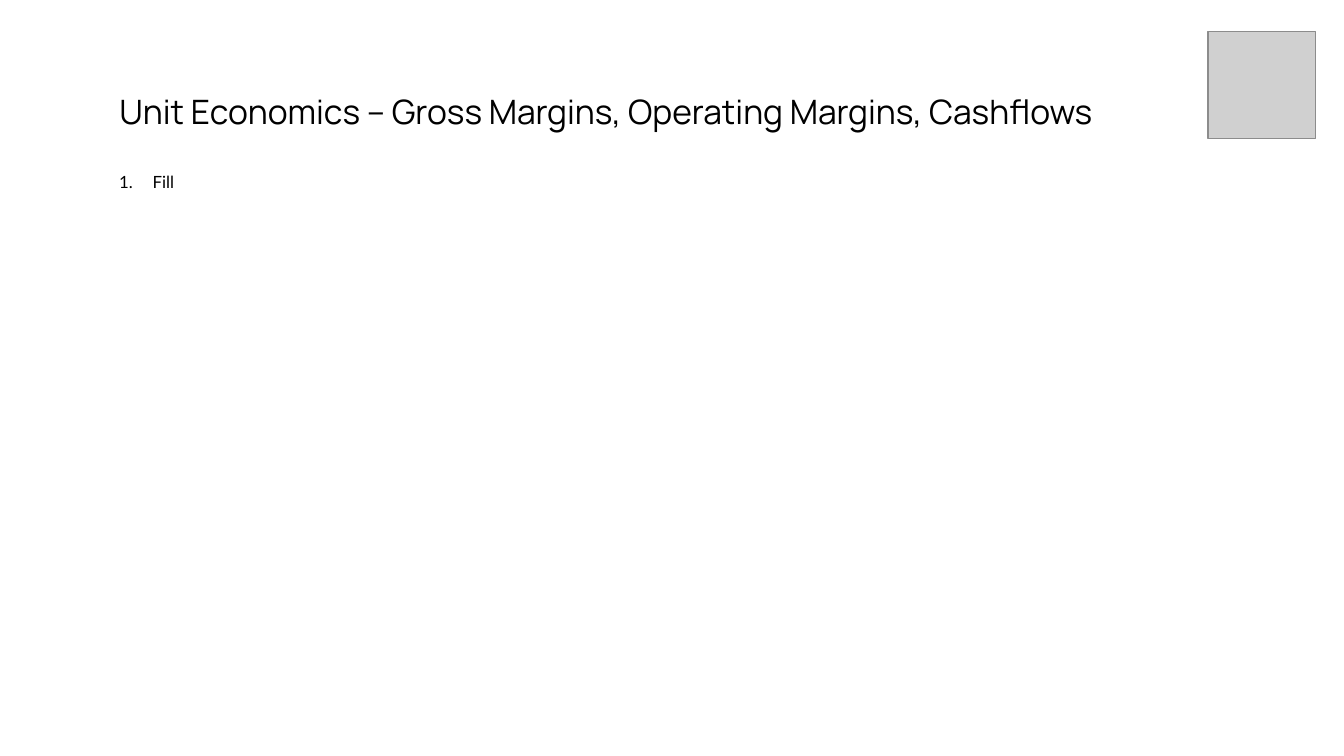
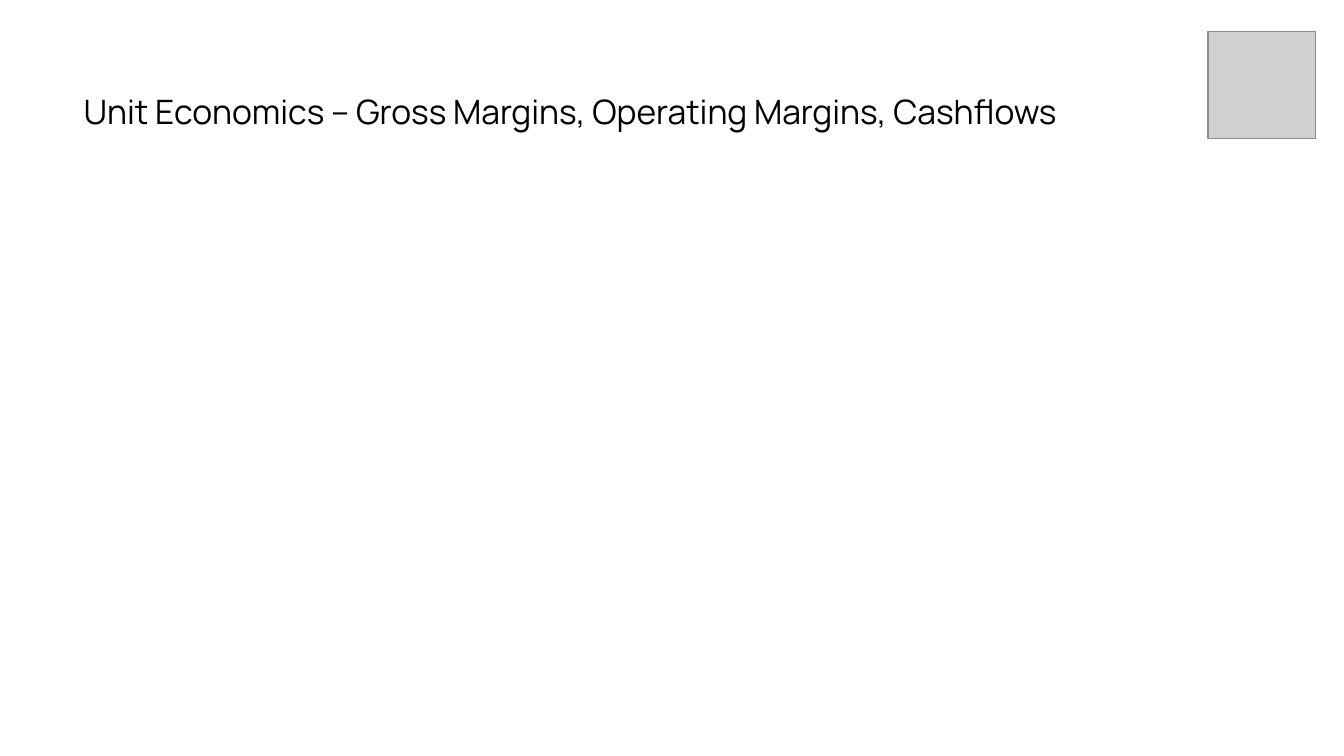
Before and after one commit to gasserahmed/VT-MIT, a slide deck: slide 11 of MGT5824-Tech-based Entrepreneurship/Assignments/Final Venture Concept Pitch/gasser18-final_pitch_slides.pptx (slide 10 before the commit). Drawn at 1344x756 pixels with LibreOffice and Linux fonts; fonts in the diff are those of the drawing; grey boxes stand for pictures. Boxes give left, top, right and bottom in pixels: in the first picture for what was removed or moved away, otherwise in the second. Text is boxed around its words. In the diff, an @@ line names an element or a change of style, - is before the commit and + after.

Commit message:
Made progress with the final pitch

```diff
--- a/MGT5824-Tech-based Entrepreneurship/Assignments/Final Venture Concept Pitch/gasser18-final_pitch_slides.pptx
+++ b/MGT5824-Tech-based Entrepreneurship/Assignments/Final Venture Concept Pitch/gasser18-final_pitch_slides.pptx
@@ title "Unit Economics – Gross Margins, ..." moved from (x1=119, y1=99, x2=1092, y2=133) to (x1=84, y1=99, x2=1056, y2=133) @@
@@ text removed at (x1=153, y1=175, x2=174, y2=188) @@
-1. Fill
```
Also in this commit, not shown: 3 other slides changed, 6 slides added, 5 slides removed.
